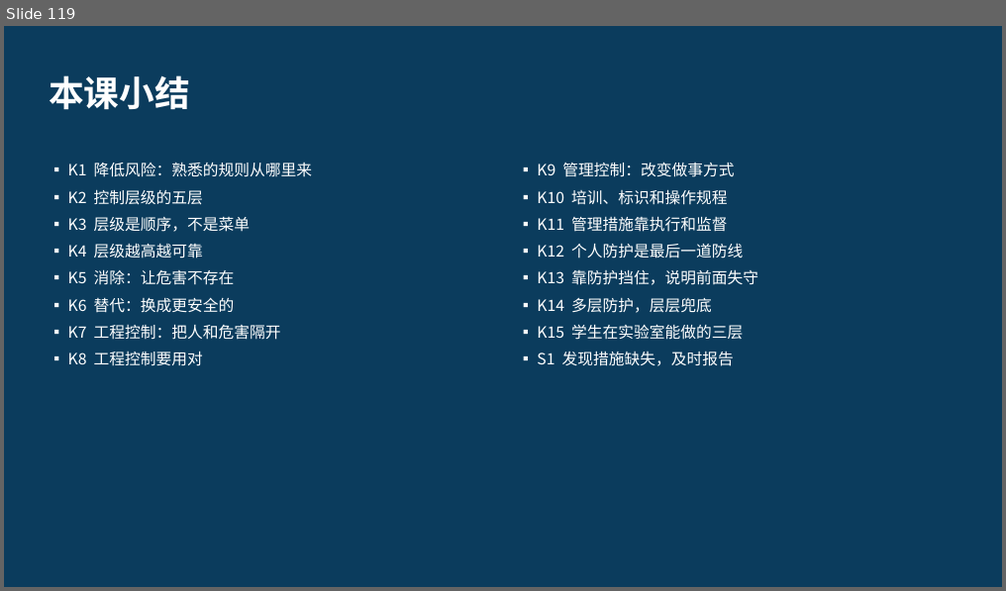
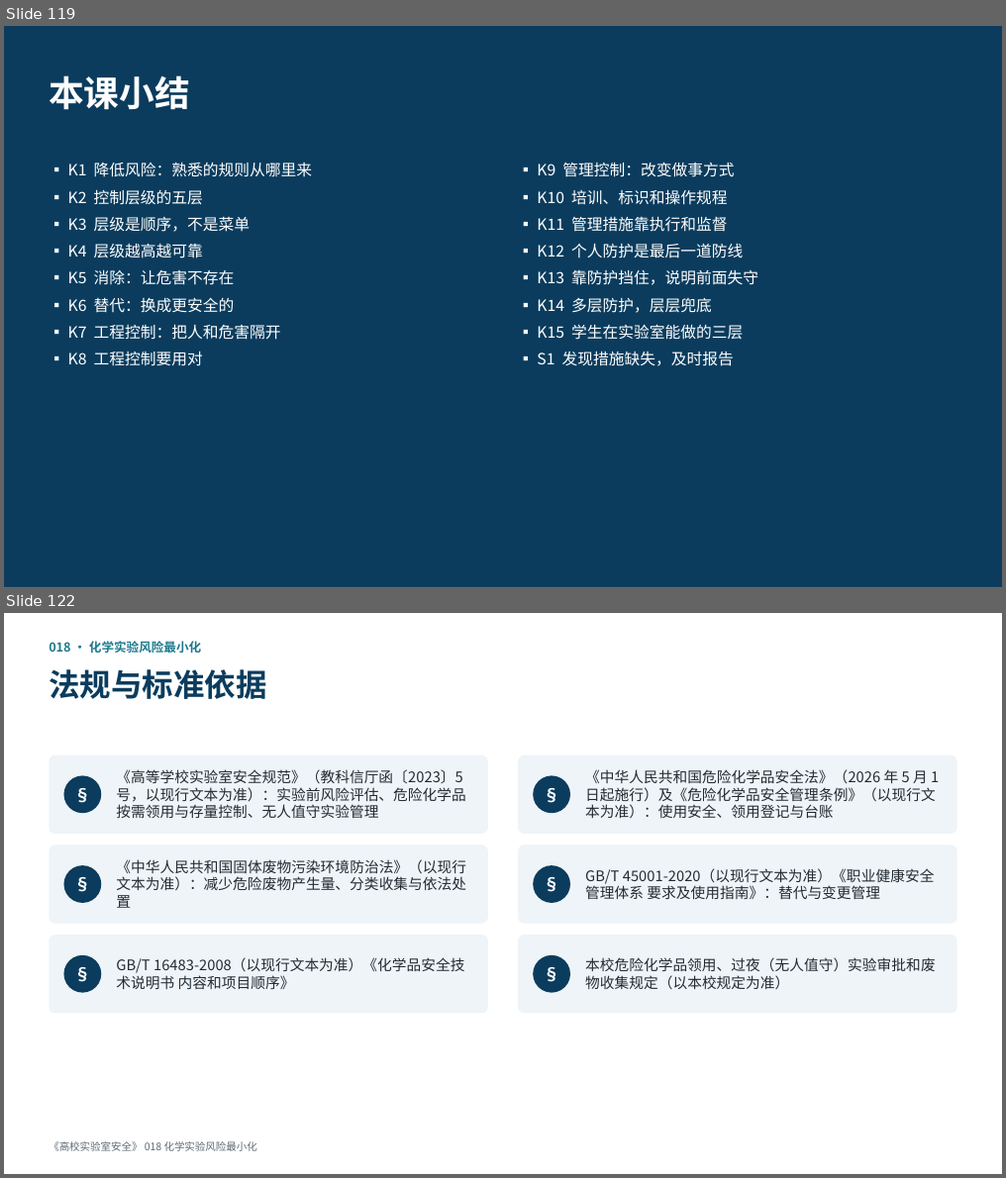
Before and after one commit to hanrongwx-max/videoyoutubo, a slide deck: course/高校实验室安全/课件/第2章_危险源辨识与风险评估.pptx. Shown one above the other, each under a label of ours: slide 119 before the commit, slides 119 and 122 after it; the slides between them are not shown. The pictures are 1006x591 and 1006x1178 pixels, drawn with LibreOffice and Linux fonts; fonts in the diff are those of the drawing. Boxes give left, top, right and bottom in pixels: in the first picture for what was removed or moved away, otherwise in the second. Text is boxed around its words. In the diff, an @@ line names an element or a change of style, - is before the commit and + after.

```diff
--- a/course/高校实验室安全/课件/第2章_危险源辨识与风险评估.pptx
+++ b/course/高校实验室安全/课件/第2章_危险源辨识与风险评估.pptx
@@ slide 122 added at box(4, 613, 1002, 1174), background #FFFFFF @@
@@ text added at box(49, 641, 201, 653), 12 pt, text #1D7A8C, bold @@
+018 · 化学实验风险最小化
@@ text added at box(49, 669, 266, 699), 30 pt, text #0B3C5D, bold @@
+法规与标准依据
@@ rounded rectangle added at box(49, 756, 488, 834), fill #EEF4F7 @@
@@ rounded rectangle added at box(519, 756, 957, 834), fill #EEF4F7 @@
@@ ellipse added at box(63, 775, 101, 813), fill #0B3C5D, 16 pt, text #FFFFFF, bold @@
+§
@@ text added at box(116, 769, 465, 818), 14 pt, text #222B33 @@
+《高等学校实验室安全规范》（教科信厅函〔2023〕5 号，以现行文本为准）：实验前风险评估、危险化学品按需领用与存量控制、无人值守实验管理
@@ ellipse added at box(534, 775, 570, 813), fill #0B3C5D, 16 pt, text #FFFFFF, bold @@
+§
@@ text added at box(585, 769, 939, 819), 14 pt, text #222B33 @@
+《中华人民共和国危险化学品安全法》（2026 年 5 月 1 日起施行）及《危险化学品安全管理条例》（以现行文本为准）：使用安全、领用登记与台账
@@ rounded rectangle added at box(49, 845, 488, 924), fill #EEF4F7 @@
@@ rounded rectangle added at box(519, 845, 957, 924), fill #EEF4F7 @@
@@ ellipse added at box(63, 866, 101, 903), fill #0B3C5D, 16 pt, text #FFFFFF, bold @@
+§
@@ text added at box(116, 860, 466, 908), 14 pt, text #222B33 @@
+《中华人民共和国固体废物污染环境防治法》（以现行文本为准）：减少危险废物产生量、分类收集与依法处置
@@ ellipse added at box(534, 866, 570, 903), fill #0B3C5D, 16 pt, text #FFFFFF, bold @@
+§
@@ text added at box(585, 868, 935, 900), 14 pt, text #222B33 @@
+GB/T 45001-2020（以现行文本为准）《职业健康安全管理体系 要求及使用指南》：替代与变更管理
@@ rounded rectangle added at box(49, 935, 488, 1014), fill #EEF4F7 @@
@@ rounded rectangle added at box(519, 935, 957, 1014), fill #EEF4F7 @@
@@ ellipse added at box(63, 956, 101, 993), fill #0B3C5D, 16 pt, text #FFFFFF, bold @@
+§
@@ text added at box(116, 958, 464, 990), 14 pt, text #222B33 @@
+GB/T 16483-2008（以现行文本为准）《化学品安全技术说明书 内容和项目顺序》
@@ ellipse added at box(534, 956, 570, 993), fill #0B3C5D, 16 pt, text #FFFFFF, bold @@
+§
@@ text added at box(585, 958, 936, 989), 14 pt, text #222B33 @@
+本校危险化学品领用、过夜（无人值守）实验审批和废物收集规定（以本校规定为准）
@@ text added at box(49, 1142, 257, 1152), 10 pt, text #5F6B75 @@
+《高校实验室安全》 018 化学实验风险最小化
```
Also in this commit, not shown: 17 other slides added, 3 other files.
